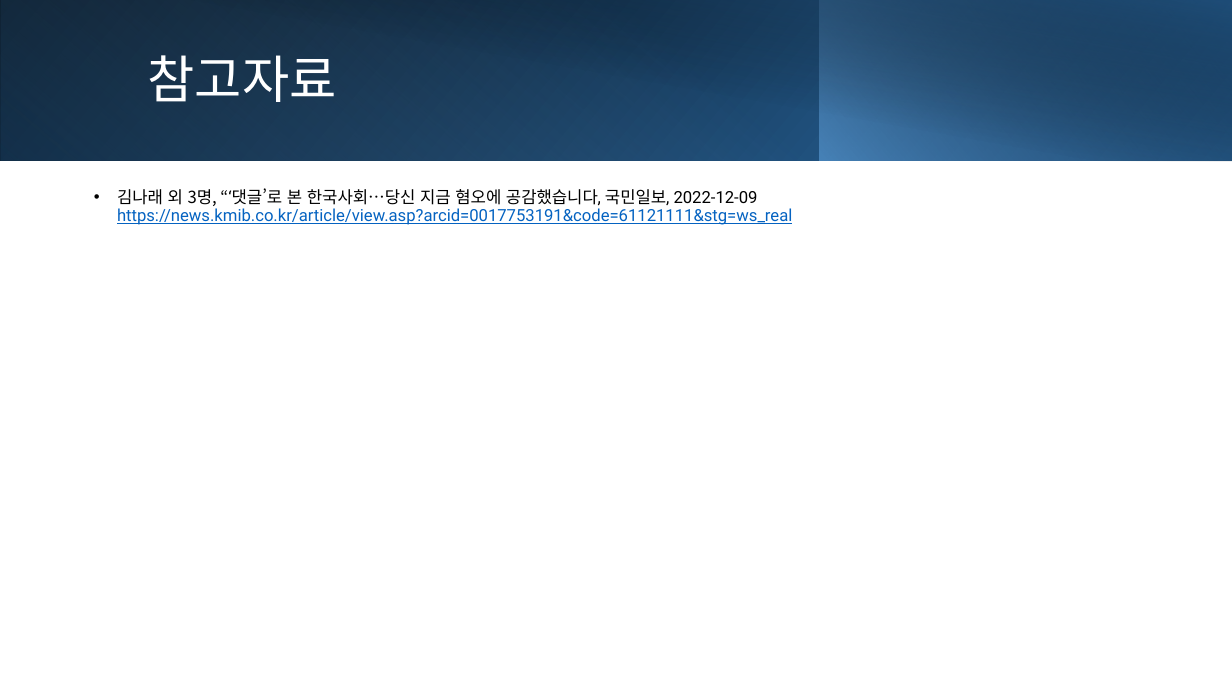
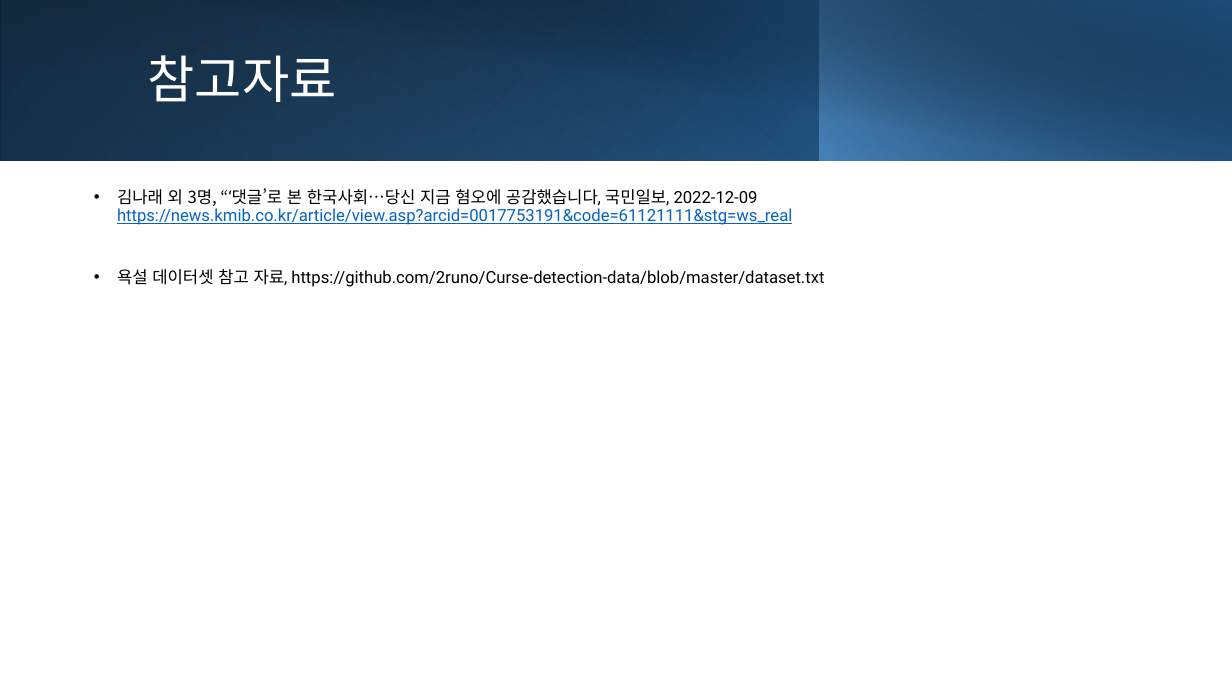
Before and after one commit to Othkkartho/abuse_division, a slide deck: slide 21 of 인공지능 발표.pptx. Drawn at 1232x693 pixels with LibreOffice and Linux fonts; fonts in the diff are those of the drawing. Boxes give left, top, right and bottom in pixels: in the first picture for what was removed or moved away, otherwise in the second. Text is boxed around its words. In the diff, an @@ line names an element or a change of style, - is before the commit and + after.

```diff
--- a/인공지능 발표.pptx
+++ b/인공지능 발표.pptx
@@ text at <box>117,269,824,287</box>: paragraph added @@
+• 욕설 데이터셋 참고 자료, https://github.com/2runo/Curse-detection-data/blob/master/dataset.txt
```
Also in this commit, not shown: 2 other slides changed.
